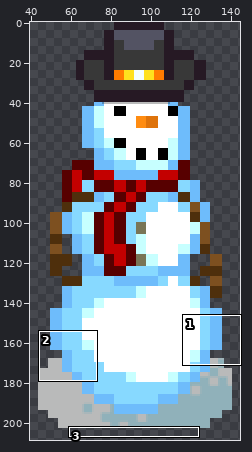
Two states of a sprite sheet, images/tuer4.png. The picture above shows the old version from afar; the outline marks the close-up.
Close-up. Old version:
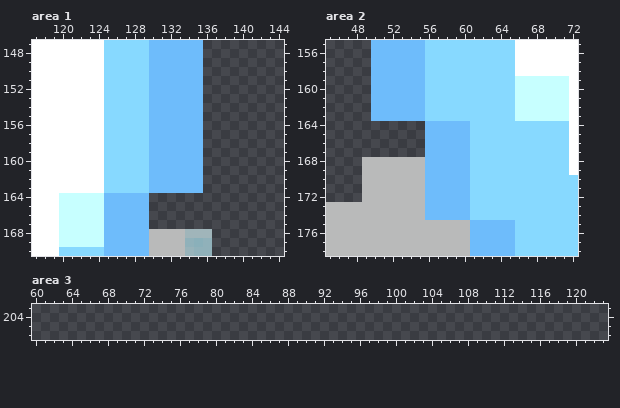
The file is 189x209 pixels. Colours within 5 levels of each other are drawn and written as one. Shown: area 1: x 117..144, y 147..170; area 2: x 45..72, y 155..178; area 3: x 60..123, y 203..206. The wide view leaves out empty margins.
And afterwards:
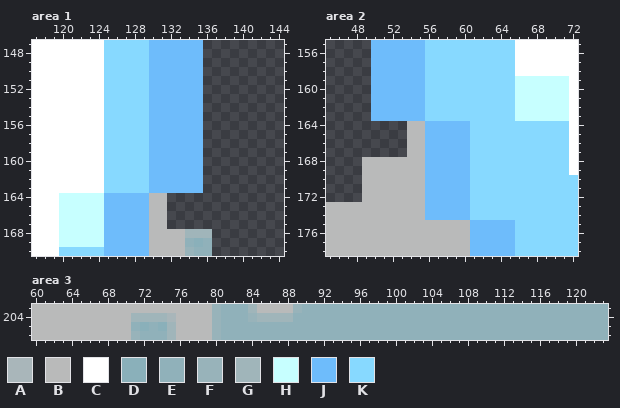
Palette (. is transparent): A #a9b6ba  B #b9baba  C #ffffff  D #8ab0ba  E #90b1ba  F #98b3ba  G #a0b5ba  H #c7ffff  J #6ebcfb  K #87d9ff
Edits made:
{"where": "area 1"}
{"y":164,"x":130,"old":"..","new":"BB"}
{"y":165,"x":130,"old":"..","new":"BB"}
{"y":166,"x":130,"old":"..","new":"BB"}
{"y":167,"x":130,"old":"..","new":"BB"}
{"where": "area 2"}
{"y":164,"x":54,"old":"..","new":"BB"}
{"y":165,"x":54,"old":"..","new":"BB"}
{"y":166,"x":54,"old":"..","new":"BB"}
{"y":167,"x":54,"old":"..","new":"BB"}
{"where": "area 3"}
{"y":203,"x":60,"old":"................................................................","new":"BBBBBBBBBBBBBBBBBBBBFEEEGBBBBFEEEEEEEEEEEEEEEEEEEEEEEEEEEEEEEEEE"}
{"y":204,"x":60,"old":"................................................................","new":"BBBBBBBBBBBGGGGABBBBFEEEFGGGGEEEEEEEEEEEEEEEEEEEEEEEEEEEEEEEEEEE"}
{"y":205,"x":60,"old":"................................................................","new":"BBBBBBBBBBBEDEDGBBBBFEEEEEEEEEEEEEEEEEEEEEEEEEEEEEEEEEEEEEEEEEEE"}
{"y":206,"x":60,"old":"................................................................","new":"BBBBBBBBBBBFEEEGBBBBFEEEEEEEEEEEEEEEEEEEEEEEEEEEEEEEEEEEEEEEEEEE"}
{"label":"added","picture_box":[149,193,167,229]}
{"label":"added","picture_box":[407,121,425,157]}
{"label":"added","picture_box":[32,304,608,340]}
